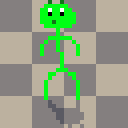
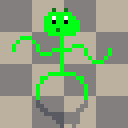
Layered file, before and after one edit (128 x 128). Changes by layer:
painted on "left leg copy" over <box>60,68,88,104</box>
painted on "left leg" over <box>36,68,64,100</box>
painted on "head" over <box>40,0,84,128</box>
renamed "right arm" to "arms", painted on it over <box>12,36,112,64</box>
removed layer "left arm" over <box>40,36,56,56</box>
painted on "player" over <box>56,36,64,80</box>
painted on "shadow" over <box>36,100,88,128</box>
